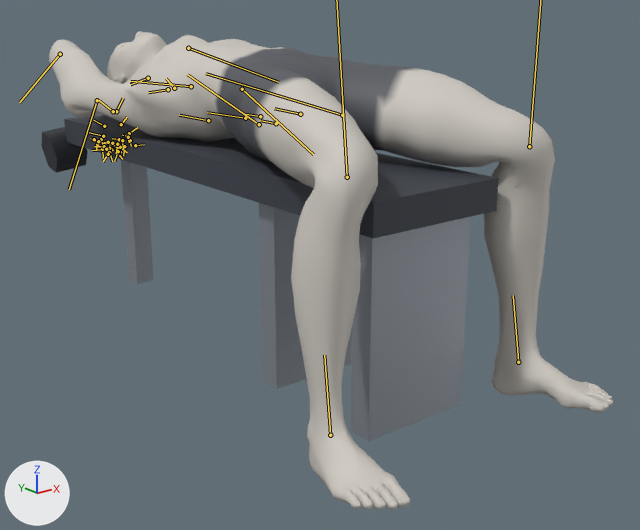
The glTF model exports/dumbbell-bent-arm-pullover.glb as it was, and as the next commit left it.
Before and after are seen from a camera (50 mm lens) standing at (-1.157, -1.527, 0.833) and looking at (0.1, 0.044, 0.204). The axes (+X, +Y, +Z) are drawn at lower left. The lights are the same throughout. The first picture is the older version. Both versions are drawn at frame 86 of the action 'dumbbell-bent-arm-pullover'; the numbers are the values there. The bones that change, and the others that lie on the model, are drawn over the model as lines.
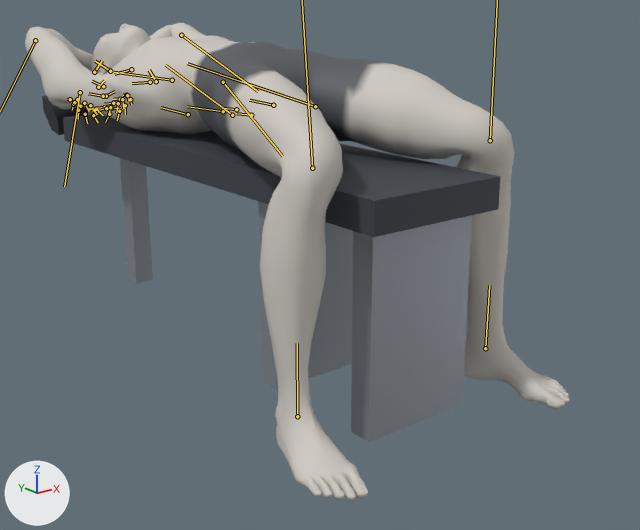
ob_dbr_right is not drawn itself; it is the parent of ob_mesh_1, ob_mesh_2, ob_mesh_3.
ob_props is not drawn itself; it is the parent of ob_bench.

What changed in the scene script:
```text
Change bone_pelvis:
    where bone_pelvis = bpy.data.objects['Body'].pose.bones['pelvis']  # child of 'Root'
    bone_pelvis.location: (0.012, -0.402, 0.0) -> (-0.086, -0.393, 0.0)
Change bone_spine_01:
    where bone_spine_01 = bpy.data.objects['Body'].pose.bones['spine_01']  # child of 'pelvis'
    bone_spine_01.rotation_quaternion: (1.0, 0.0, 0.0, 0.016) -> (0.999, 0.0, 0.0, 0.034)  # degrees (0, 0, 2) -> degrees (0, 0, 4)
Change bone_spine_02:
    where bone_spine_02 = bpy.data.objects['Body'].pose.bones['spine_02']  # child of 'spine_01'
    bone_spine_02.rotation_quaternion: (1.0, 0.0, 0.0, 0.006) -> (1.0, 0.0, 0.0, -0.003)  # degrees (0, 0, 1) -> degrees (0, 0, 0)
Change bone_spine_03:
    where bone_spine_03 = bpy.data.objects['Body'].pose.bones['spine_03']  # child of 'spine_02'
    bone_spine_03.rotation_quaternion: (1.0, 0.0, 0.0, 0.006) -> (1.0, 0.0, 0.0, -0.003)  # degrees (0, 0, 1) -> degrees (0, 0, 0)
Change bone_spine_04:
    where bone_spine_04 = bpy.data.objects['Body'].pose.bones['spine_04']  # child of 'spine_03'
    bone_spine_04.rotation_quaternion: (1.0, 0.0, 0.0, -0.008) -> (1.0, 0.0, 0.0, -0.03)  # degrees (0, 0, -1) -> degrees (0, 0, -3)
Change bone_upperarm_l:
    where bone_upperarm_l = bpy.data.objects['Body'].pose.bones['upperarm_l']  # child of 'clavicle_l'
    bone_upperarm_l.rotation_quaternion: (0.298, 0.173, -0.261, 0.902) -> (0.357, 0.195, -0.226, 0.885)  # degrees (-25, -28, 150) -> degrees (-18, -30, 141)
Change bone_lowerarm_l:
    where bone_lowerarm_l = bpy.data.objects['Body'].pose.bones['lowerarm_l']  # child of 'upperarm_l'
    bone_lowerarm_l.rotation_quaternion: (0.944, 0.122, -0.264, 0.155) -> (0.914, 0.052, -0.384, 0.124)  # degrees (10, -32, 16) -> degrees (0, -46, 15)
Change bone_hand_l:
    where bone_hand_l = bpy.data.objects['Body'].pose.bones['hand_l']  # child of 'lowerarm_l'
    bone_hand_l.rotation_quaternion: (-0.559, 0.403, -0.415, -0.594) -> (-0.544, 0.315, -0.359, -0.69)  # degrees (7, 71, 99) -> degrees (16, 56, 112)
Change bone_upperarm_r:
    where bone_upperarm_r = bpy.data.objects['Body'].pose.bones['upperarm_r']  # child of 'clavicle_r'
    bone_upperarm_r.rotation_quaternion: (0.298, -0.173, 0.261, 0.902) -> (0.357, -0.195, 0.226, 0.885)  # degrees (25, 28, 150) -> degrees (18, 30, 141)
Change bone_lowerarm_r:
    where bone_lowerarm_r = bpy.data.objects['Body'].pose.bones['lowerarm_r']  # child of 'upperarm_r'
    bone_lowerarm_r.rotation_quaternion: (0.944, -0.122, 0.264, 0.155) -> (0.914, -0.052, 0.384, 0.124)  # degrees (-10, 32, 16) -> degrees (0, 46, 15)
Change bone_hand_r:
    where bone_hand_r = bpy.data.objects['Body'].pose.bones['hand_r']  # child of 'lowerarm_r'
    bone_hand_r.rotation_quaternion: (0.559, 0.403, -0.415, 0.594) -> (0.544, 0.315, -0.359, 0.69)  # degrees (-7, -71, 99) -> degrees (-16, -56, 112)
Change bone_thigh_l:
    where bone_thigh_l = bpy.data.objects['Body'].pose.bones['thigh_l']  # child of 'pelvis'
    bone_thigh_l.rotation_quaternion: (0.993, 0.096, -0.037, -0.065) -> (0.993, 0.091, -0.02, -0.074)  # degrees (11, -4, -8) -> degrees (11, -2, -9)
Change bone_calf_l:
    where bone_calf_l = bpy.data.objects['Body'].pose.bones['calf_l']  # child of 'thigh_l'
    bone_calf_l.rotation_quaternion: (0.762, -0.031, 0.082, -0.642) -> (0.772, -0.014, 0.067, -0.632)  # degrees (-9, 5, -81) -> degrees (-6, 5, -79)
Change bone_foot_l:
    where bone_foot_l = bpy.data.objects['Body'].pose.bones['foot_l']  # child of 'calf_l'
    bone_foot_l.rotation_quaternion: (0.996, 0.03, -0.049, 0.069) -> (0.999, 0.025, -0.042, -0.017)  # degrees (3, -6, 8) -> degrees (3, -5, -2)
Change bone_thigh_r:
    where bone_thigh_r = bpy.data.objects['Body'].pose.bones['thigh_r']  # child of 'pelvis'
    bone_thigh_r.rotation_quaternion: (0.993, -0.096, 0.037, -0.065) -> (0.993, -0.091, 0.02, -0.074)  # degrees (-11, 4, -8) -> degrees (-11, 2, -9)
Change bone_calf_r:
    where bone_calf_r = bpy.data.objects['Body'].pose.bones['calf_r']  # child of 'thigh_r'
    bone_calf_r.rotation_quaternion: (0.762, 0.031, -0.082, -0.642) -> (0.772, 0.014, -0.067, -0.632)  # degrees (9, -5, -81) -> degrees (6, -5, -79)
Change bone_foot_r:
    where bone_foot_r = bpy.data.objects['Body'].pose.bones['foot_r']  # child of 'calf_r'
    bone_foot_r.rotation_quaternion: (0.996, -0.03, 0.049, 0.069) -> (0.999, -0.025, 0.042, -0.017)  # degrees (-3, 6, 8) -> degrees (-3, 5, -2)
```

Changed parts and their boxes [x1, y1, x2, y2] in the pictures (640 x 530 px):
'Mesh_0', posed
    before: [49, 31, 613, 510]
    after: [25, 23, 570, 501]
'Mesh_6', posed
    before: [351, 217, 470, 442]
    after: [351, 215, 472, 442]
'Mesh_4', posed
    before: [235, 153, 499, 239]
    after: [234, 146, 500, 237]
'Mesh_7', posed
    before: [64, 115, 263, 195]
    after: [63, 114, 352, 194]
'Mesh_8', posed
    before: [121, 159, 154, 284]
    after: [120, 158, 153, 283]
'Mesh_2', posed
    before: [41, 127, 88, 173]
    after: [42, 95, 88, 135]
bone 'pelvis', root to tip
    before: (300, 114) to (274, 108)
    after: (273, 105) to (249, 100)
bone 'spine_01', root to tip
    before: (276, 123) to (260, 120)
    after: (251, 115) to (236, 113)
bone 'spine_02', root to tip
    before: (260, 116) to (245, 114)
    after: (236, 109) to (222, 108)
bone 'spine_03', root to tip
    before: (245, 118) to (207, 112)
    after: (223, 111) to (187, 106)
bone 'spine_04', root to tip
    before: (208, 120) to (179, 115)
    after: (188, 114) to (161, 107)
bone 'upperarm_l', root to tip
    before: (242, 89) to (313, 154)
    after: (223, 82) to (282, 156)
bone 'lowerarm_l', root to tip
    before: (188, 48) to (278, 82)
    after: (181, 35) to (258, 91)
bone 'hand_l', root to tip
    before: (116, 111) to (123, 98)
    after: (94, 72) to (102, 60)
bone 'upperarm_r', root to tip
    before: (97, 100) to (69, 189)
    after: (80, 92) to (64, 186)
bone 'hand_r', root to tip
    before: (113, 111) to (98, 100)
    after: (110, 71) to (95, 61)
bone 'thigh_l', root to tip
    before: (342, 115) to (206, 73)
    after: (315, 106) to (187, 63)
bone 'foot_l', root to tip
    before: (518, 362) to (513, 295)
    after: (485, 348) to (489, 285)
bone 'thigh_r', root to tip
    before: (259, 124) to (187, 74)
    after: (232, 115) to (165, 65)
bone 'foot_r', root to tip
    before: (330, 435) to (324, 355)
    after: (297, 416) to (297, 343)
